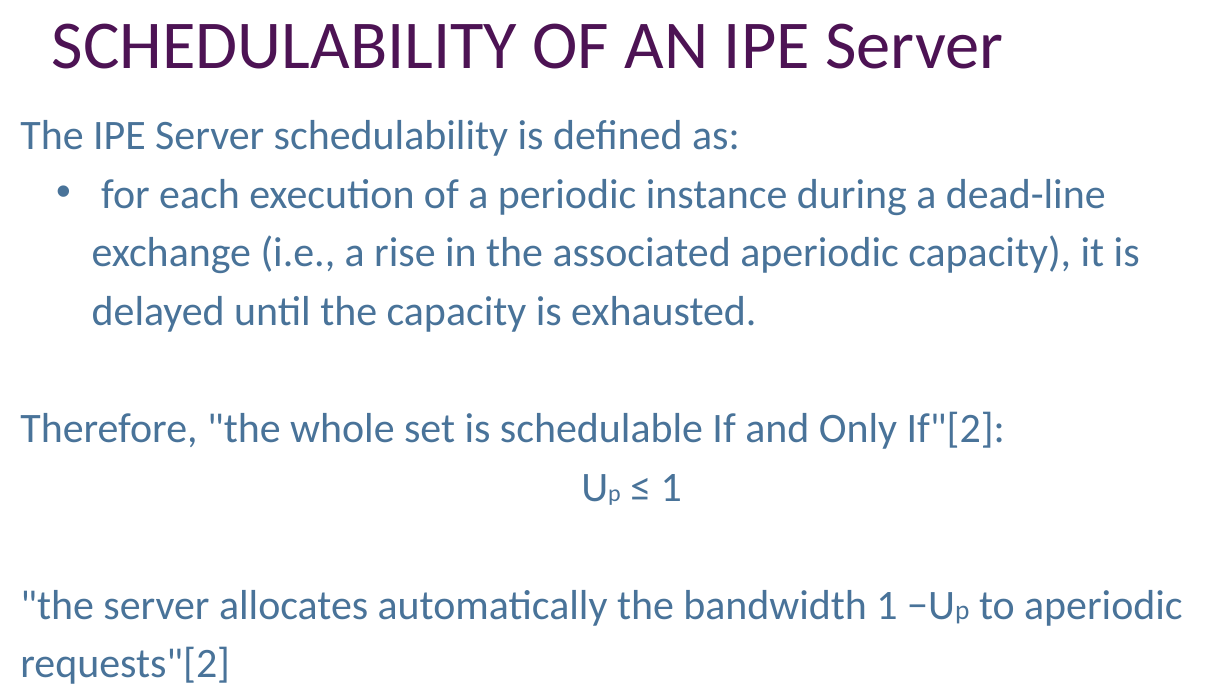
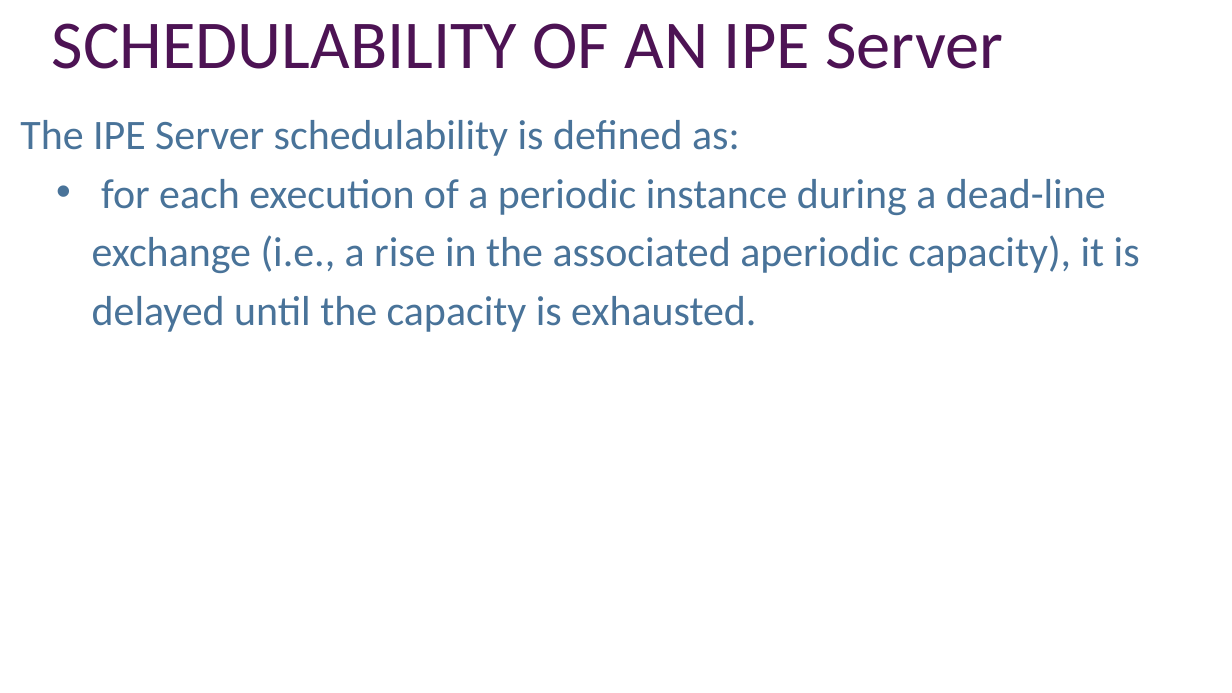
Before and after one commit to DrLeozeez/Real-Time-Systems, a slide deck: slide 5 of Improved Priority Exchange Server/Presentation Slide/IMPROVED PRIORITY EXCHANGE SERVER.pptx (slide 6 before the commit). Drawn at 1232x693 pixels with LibreOffice and Linux fonts; fonts in the diff are those of the drawing. Boxes give left, top, right and bottom in pixels: in the first picture for what was removed or moved away, otherwise in the second. Text is boxed around its words. In the diff, an @@ line names an element or a change of style, - is before the commit and + after.

```diff
--- a/Improved Priority Exchange Server/Presentation Slide/IMPROVED PRIORITY EXCHANGE SERVER.pptx
+++ b/Improved Priority Exchange Server/Presentation Slide/IMPROVED PRIORITY EXCHANGE SERVER.pptx
@@ text at (20, 411, 1182, 684): paragraphs removed @@
-Therefore, "the whole set is schedulable If and Only If"[2]:
-Up ≤ 1
-"the server allocates automatically the bandwidth 1 −Up to aperiodic requests"[2]
```
Also in this commit, not shown: 5 other slides changed, 1 slide added, 2 slides removed.
